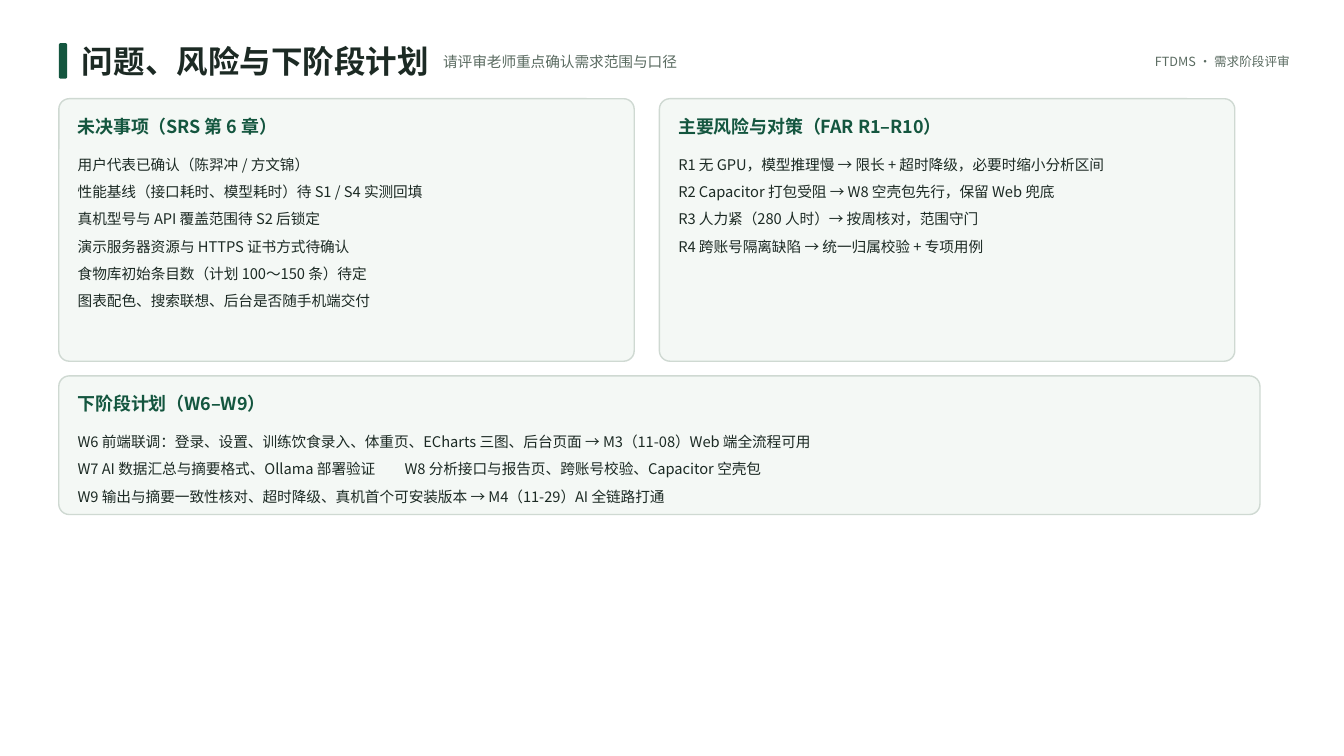
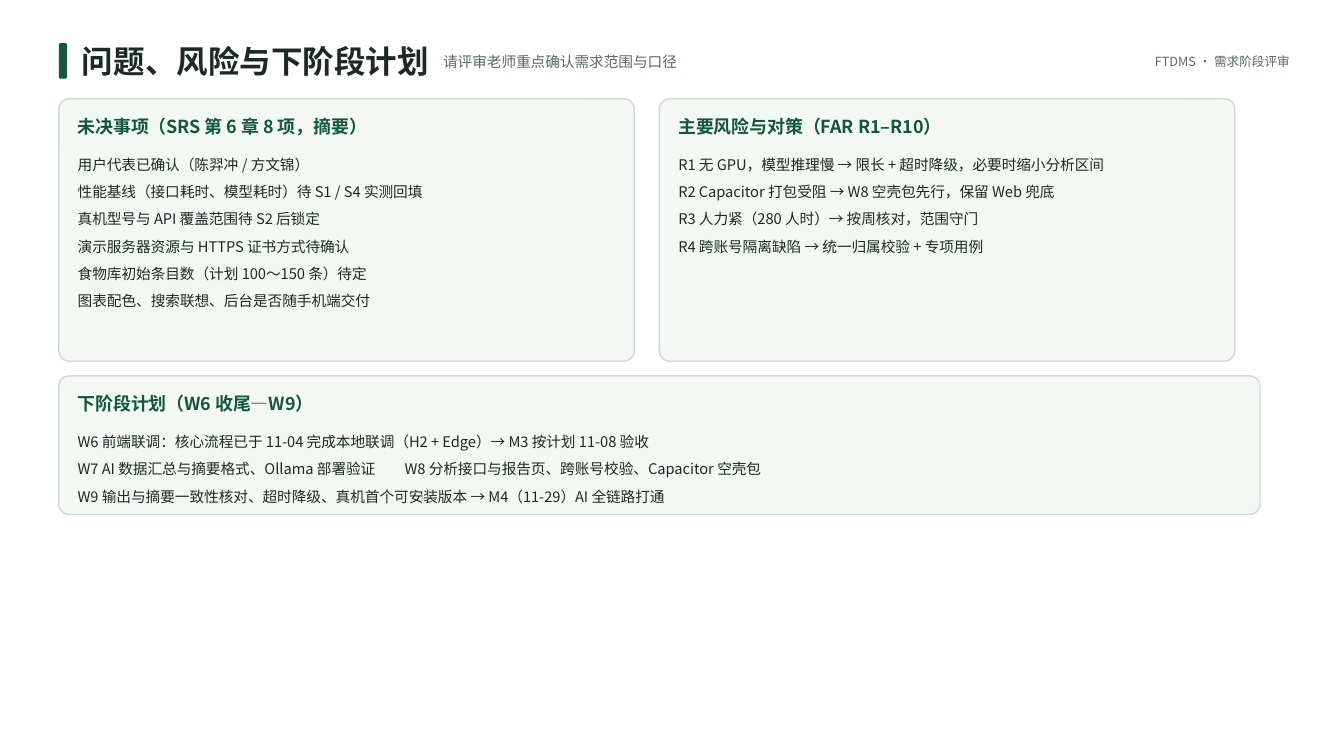
Before and after one commit to dianwanyue/fitness-training-diet, a slide deck: slide 17 of docs/需求分析/健身训练与饮食管理系统_需求阶段评审.pptx. Drawn at 1344x756 pixels with LibreOffice and Linux fonts; fonts in the diff are those of the drawing. Boxes give left, top, right and bottom in pixels: in the first picture for what was removed or moved away, otherwise in the second. Text is boxed around its words. In the diff, an @@ line names an element or a change of style, - is before the commit and + after.

Commit message:
docs: 统一 SDP / SRS / 评审 PPT 的跨文档口径
一、互相引用的版本对齐
- SRS 引用文件：第一阶段说明书 v1.1→v1.3、SDP V1.4→V1.6；1.2 基线与 V1.3 修订记录同步
- SDP 1.5 基线 / 第 2 章引用文件 / 3.2 交付文档：接口文档 V1.2→V1.3、SRS→V1.3、第一阶段→v1.3、
  技术版本锁定表→v1.3、ECharts 引用 5.5.x→6.x
- 第一阶段说明书升 v1.3（2026-11-07）：ECharts 5.5.x→6.x、Node 20 LTS→≥22.12（与实现一致），
  需求、接口与排期口径不变；README 索引同步为 v1.3

二、事实与统计口径
- PPT 第 3 页：当前节点 W5 / M2（10-25 起）→ W6 / M3（计划 11-08），卡片正文改为 11-04 联调完成后的状态
- PPT 第 17 页：下阶段计划 W6–W9 → W6 收尾—W9，W6 标注 11-04 已完成本地联调、M3 按计划 11-08 验收
- PPT 第 11 页：user_account 归属「其余 11 张表」→「7 张私有表」，与 SRS E-R 图一致
- PPT 第 19 页：方文锦交付「8 个接口族 43 个接口的服务端实现」→「A–F、H 七族 36 个接口（G 族 7 个排 W7–W9）」
- PPT 第 16 页：配置管理基线接口文档 V1.1→V1.3，需求基线注明第一阶段说明书 v1.3
- PPT 第 4 页：会议纪要 10-14 一份 → 10-14 / 11-01 / 11-04 三份
- PPT 第 13 页：AI 授权范围改为 scope=BODY_DIET_TRAINING_30D + periodDays 7/30 的准确表述
- PPT 第 9 页：NFR-08 索引、NFR-09 AI 超时与 SRS 表 3-12 逐项对齐
- SDP 10.1：数据库字段「约 120 个」→「110 个」（按 schema.sql 实测）；3.2 中 SRS 内容要点补 E-R 图与功能建模
- SRS：开发环境 Node 20→Node.js ≥22.12 + Vite 7（与 3.11 一致）；1.3 附录说明补齐附录 A–D；
  表 4-1 补 NFR-12 行；5002 明确为「降级不返回」，与 FR-29 及 PPT「不可用即降级」一致

```diff
--- a/docs/需求分析/健身训练与饮食管理系统_需求阶段评审.pptx
+++ b/docs/需求分析/健身训练与饮食管理系统_需求阶段评审.pptx
@@ text at bbox=[78, 117, 367, 136]: text changed @@
-未决事项（SRS 第 6 章）
+未决事项（SRS 第 6 章 8 项，摘要）
@@ text at bbox=[78, 394, 313, 412]: text changed @@
-下阶段计划（W6–W9）
+下阶段计划（W6 收尾—W9）
@@ text at bbox=[78, 434, 649, 451]: text changed @@
-W6 前端联调：登录、设置、训练饮食录入、体重页、ECharts 三图、后台页面 → M3（11-08）Web 端全流程可用
+W6 前端联调：核心流程已于 11-04 完成本地联调（H2 + Edge）→ M3 按计划 11-08 验收
```
Also in this commit, not shown: 8 other slides changed, 4 other files.
